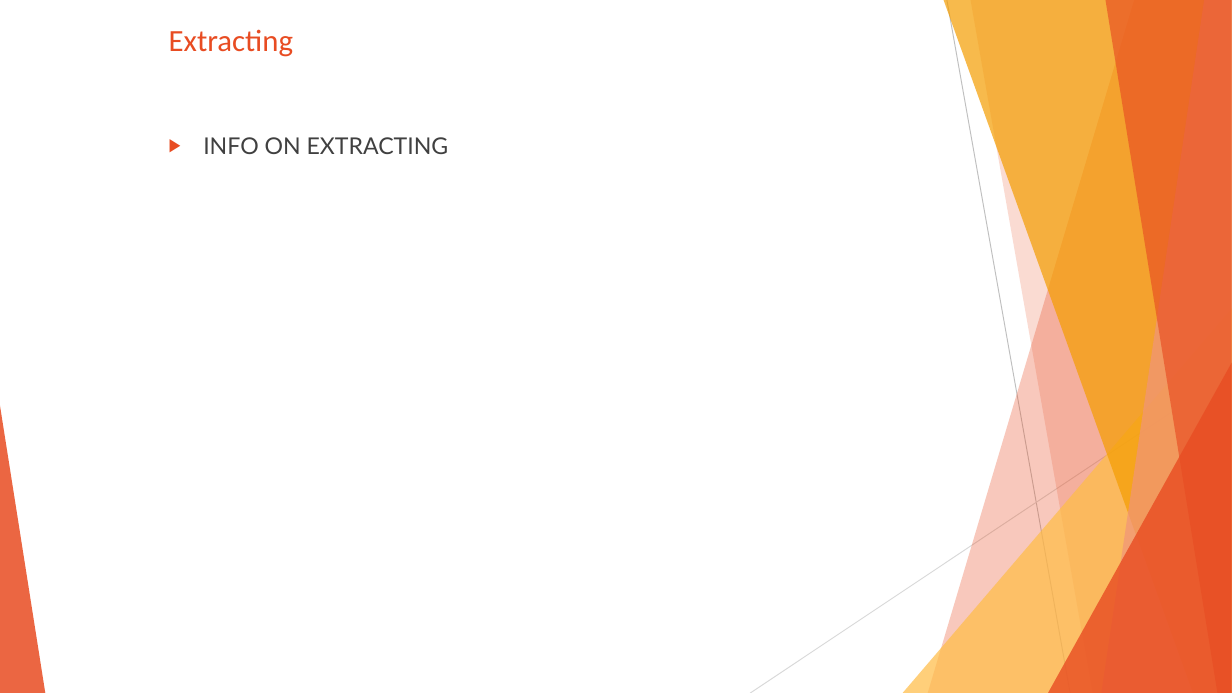
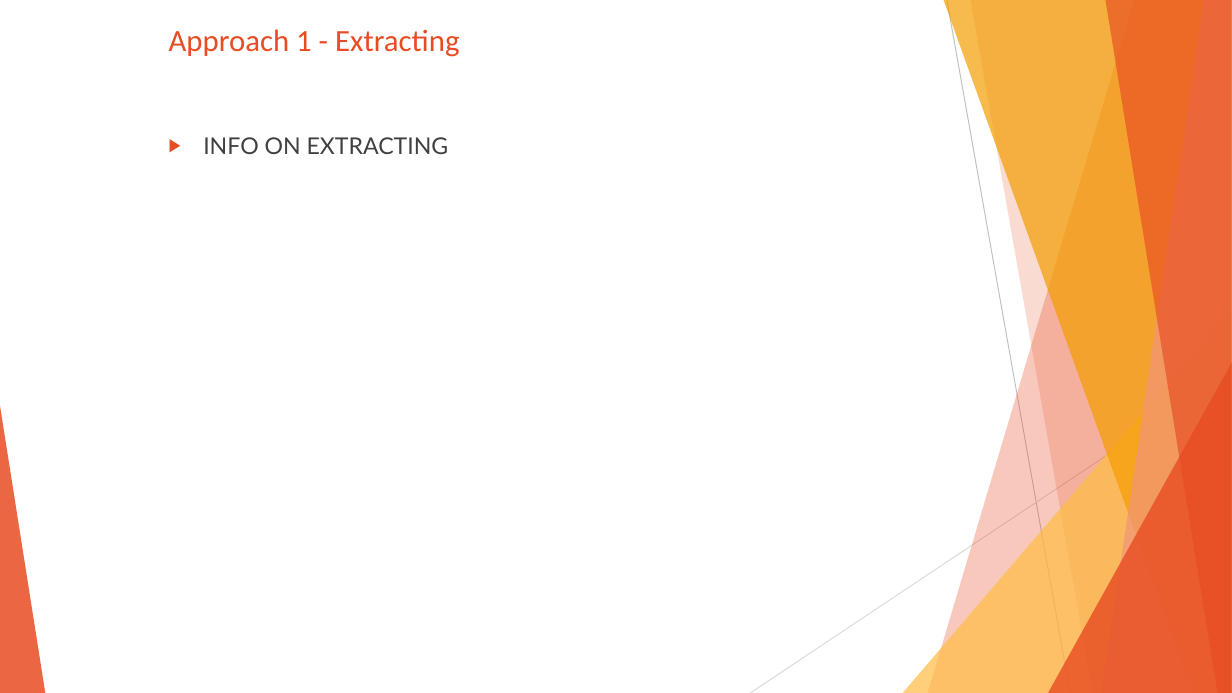
Before and after one commit to SanabuW/NYT-API-Analysis, a slide deck: slide 7 of common/(presentation_temp_file).pptx (slide 6 before the commit). Drawn at 1232x693 pixels with LibreOffice and Linux fonts; fonts in the diff are those of the drawing. Boxes give left, top, right and bottom in pixels: in the first picture for what was removed or moved away, otherwise in the second. Text is boxed around its words. In the diff, an @@ line names an element or a change of style, - is before the commit and + after.

```diff
--- a/common/(presentation_temp_file).pptx
+++ b/common/(presentation_temp_file).pptx
@@ title at (x1=169, y1=29, x2=459, y2=57): text changed @@
-Extracting
+Approach 1 - Extracting
```
Also in this commit, not shown: 9 other slides changed, 8 slides added, 8 other files.
